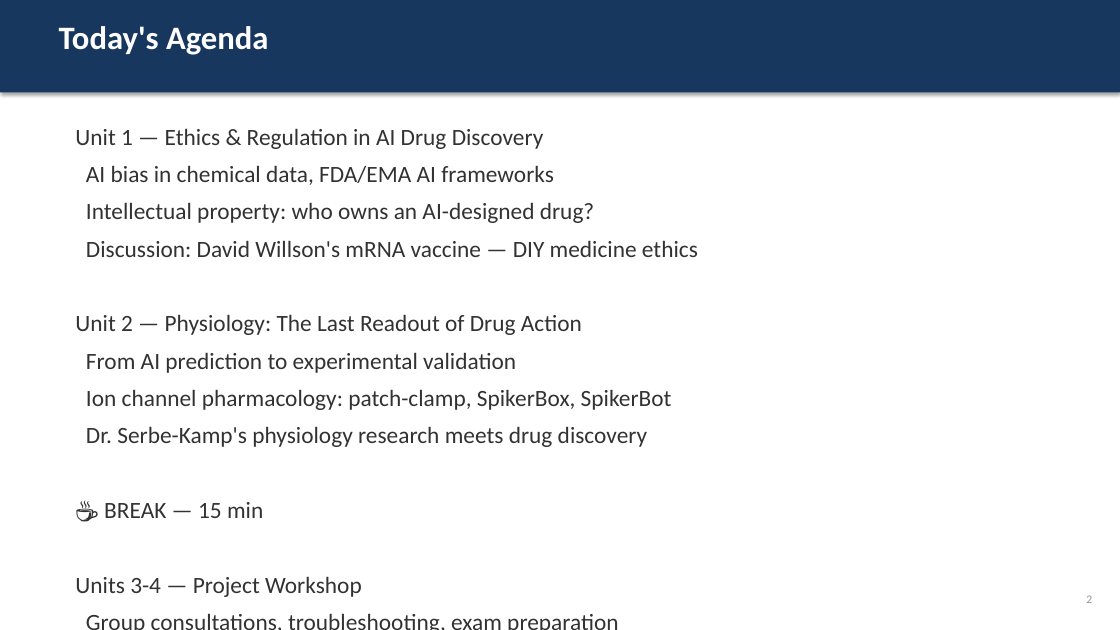
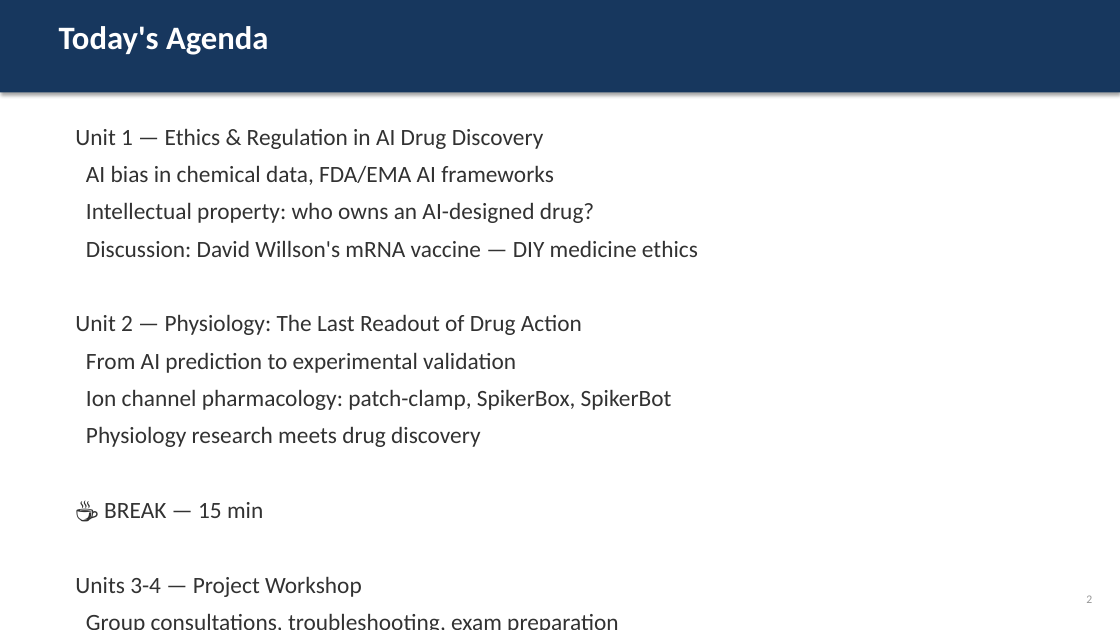
Before and after one commit to officialprateekmethwani-coder/AI-Drug-Discovery, a slide deck: slide 2 of day4_ethics_physiology/slides.pptx. Drawn at 1120x630 pixels with LibreOffice and Linux fonts; fonts in the diff are those of the drawing. Boxes give left, top, right and bottom in pixels: in the first picture for what was removed or moved away, otherwise in the second. Text is boxed around its words. In the diff, an @@ line names an element or a change of style, - is before the commit and + after.

```diff
--- a/day4_ethics_physiology/slides.pptx
+++ b/day4_ethics_physiology/slides.pptx
@@ text at (86, 426, 480, 447): text changed @@
-Dr. Serbe-Kamp's physiology research meets drug discovery
+Physiology research meets drug discovery
```
Also in this commit, not shown: 3 other slides changed, 5 other files.
